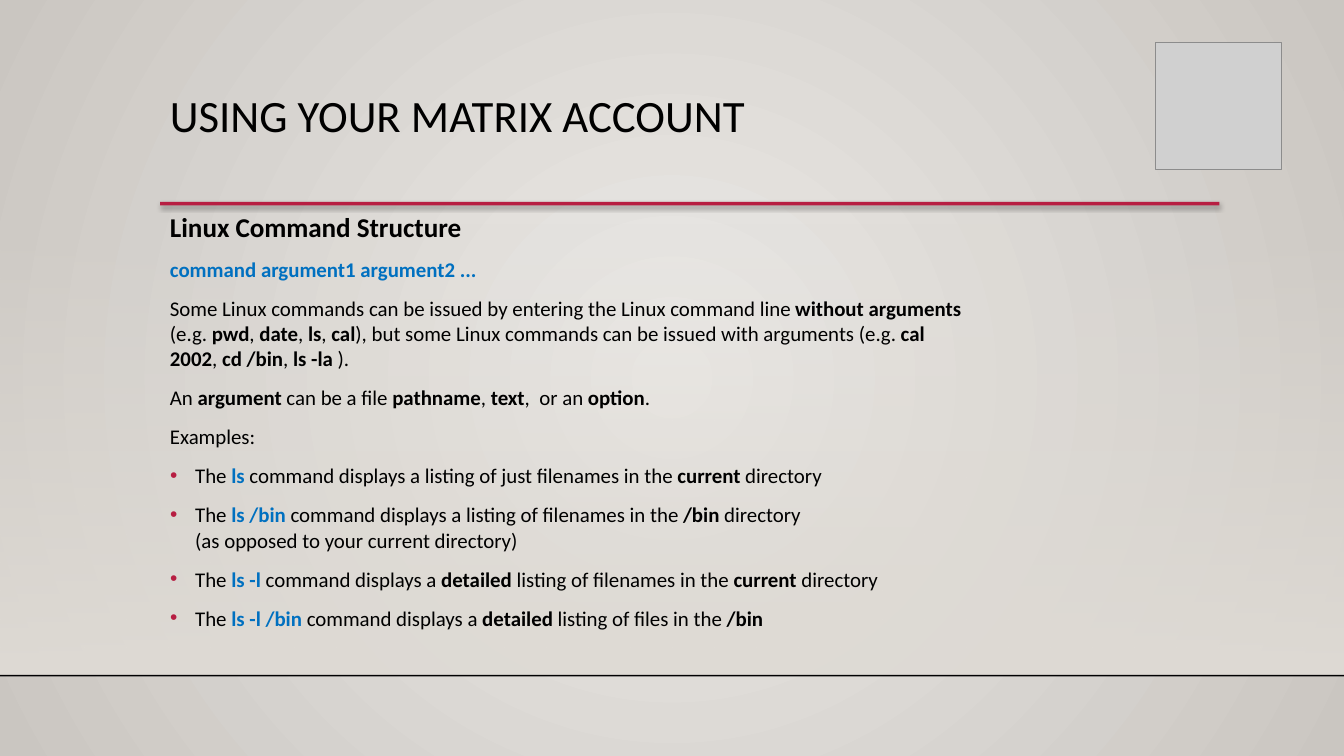
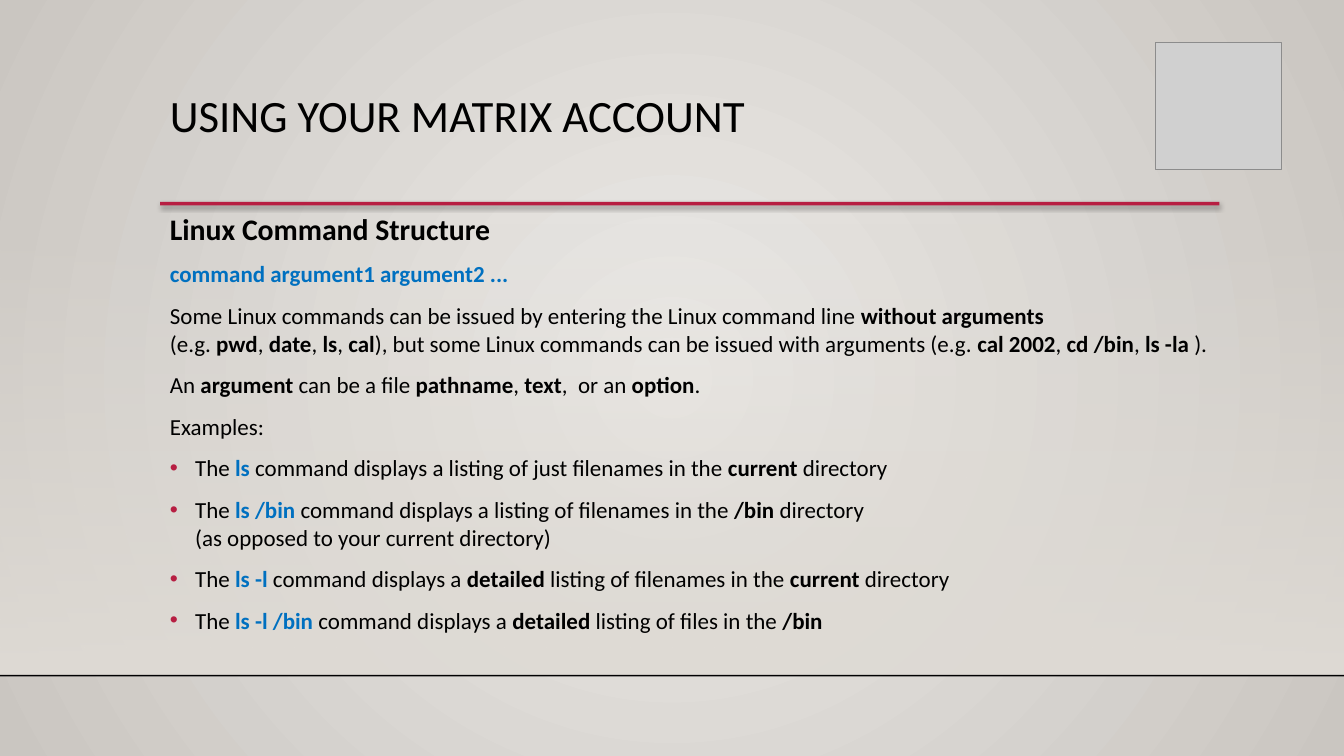
Before and after one commit to ULI101/slides, a slide deck: slide 3 of ULI101-1.2.pptx. Drawn at 1344x756 pixels with LibreOffice and Linux fonts; fonts in the diff are those of the drawing; grey boxes stand for pictures; background and template pictures are left out. Boxes give left, top, right and bottom in pixels: in the first picture for what was removed or moved away, otherwise in the second. Text is boxed around its words. In the diff, an @@ line names an element or a change of style, - is before the commit and + after.

```diff
--- a/ULI101-1.2.pptx
+++ b/ULI101-1.2.pptx
@@ text "Linux Command Structure" at (170, 219, 1189, 633): size 19.4 to 21.3 pt in "Linux Command Structure"; size 14.9 to 16.4 pt @@
```
Also in this commit, not shown: 5 other slides changed, 2 other files.
